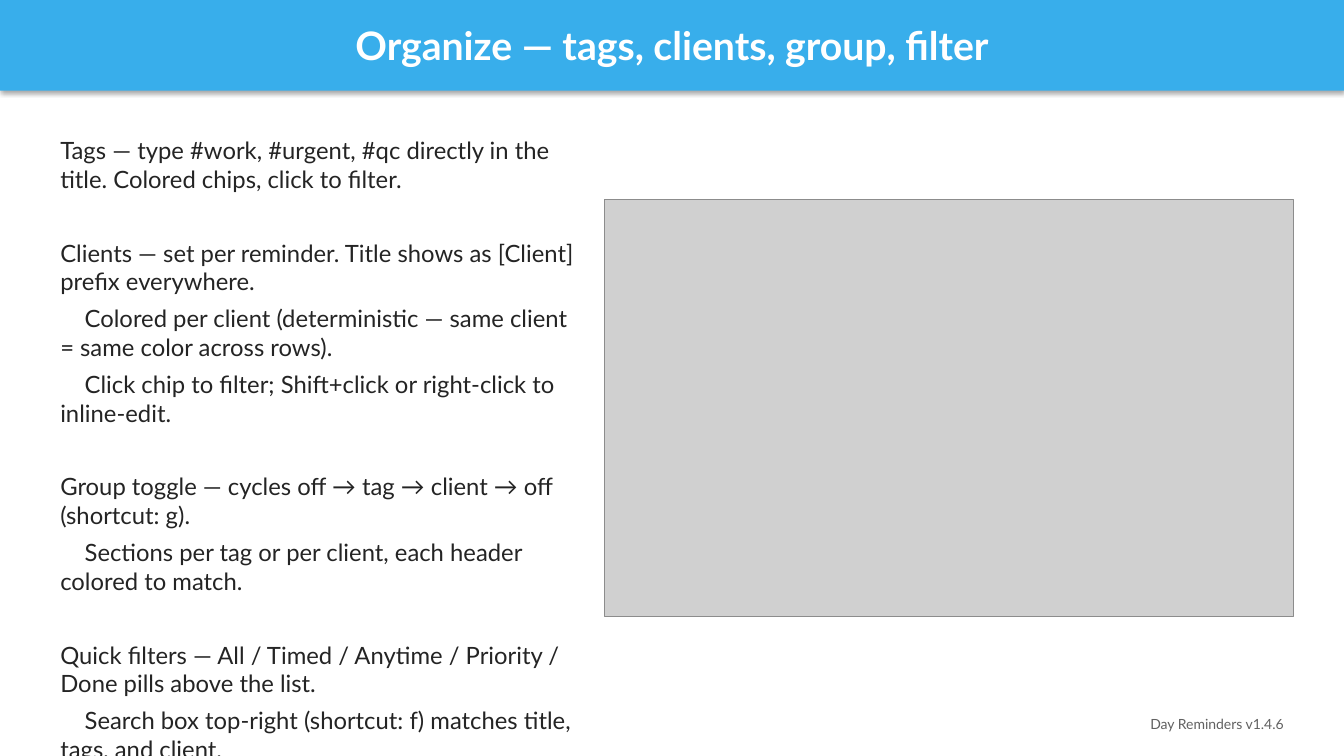
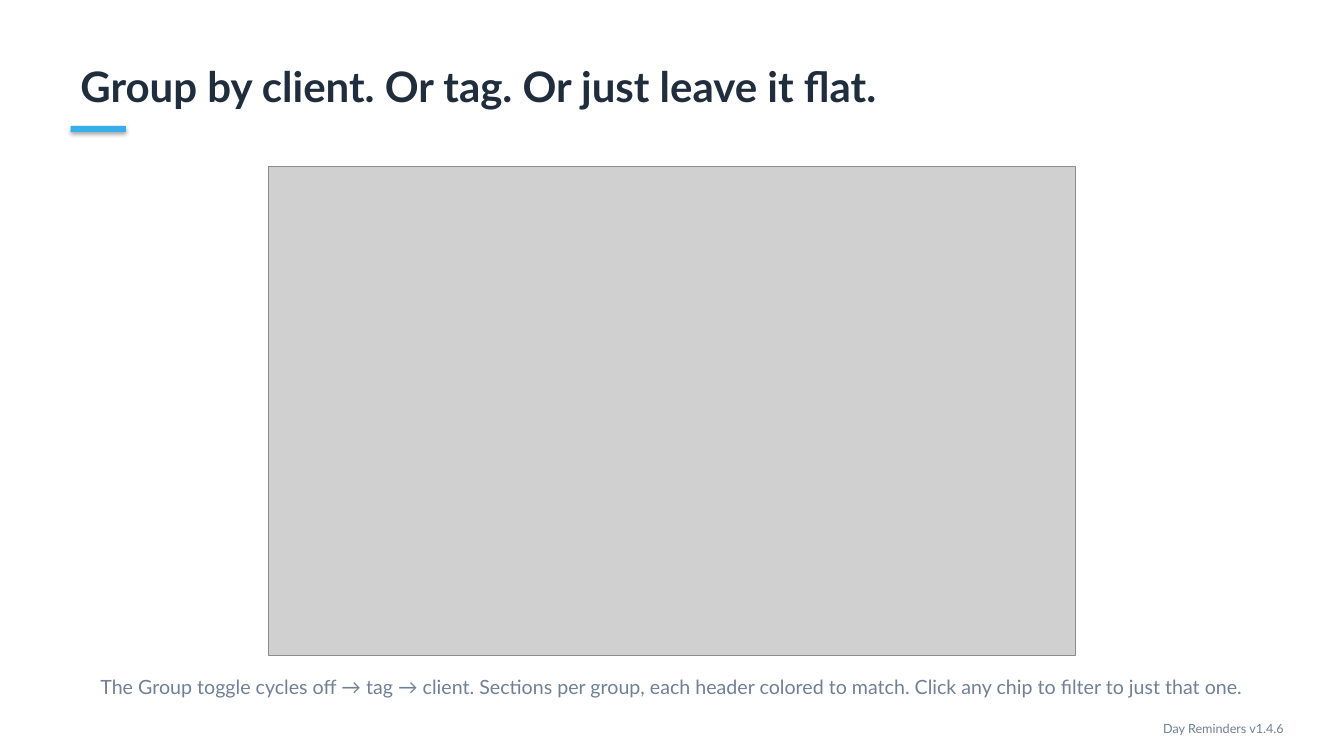
Before and after one commit to projectvelox/team-reminder, a slide deck: slide 7 of docs/DayReminders-Overview.pptx. Drawn at 1344x756 pixels with LibreOffice and Linux fonts; fonts in the diff are those of the drawing; grey boxes stand for pictures. Boxes give left, top, right and bottom in pixels: in the first picture for what was removed or moved away, otherwise in the second. Text is boxed around its words. In the diff, an @@ line names an element or a change of style, - is before the commit and + after.

```diff
--- a/docs/DayReminders-Overview.pptx
+++ b/docs/DayReminders-Overview.pptx
@@ text "Group by client. Or tag. ...": place and size @@
-text "Group by client. Or tag. ..." at box(0, 0, 1344, 91)
+text "Group by client. Or tag. ..." at box(80, 70, 876, 110)
@@ text "Group by client. Or tag. ..." at box(80, 70, 876, 110): vertical alignment middle to top; fill #38AEEB to none; shadow off @@
@@ text at box(80, 70, 876, 110): text changed; size 28 to 30 pt; text colour #FFFFFF to #1F2D3D @@
-Organize — tags, clients, group, filter
+Group by client. Or tag. Or just leave it flat.
@@ text removed at box(60, 141, 574, 734) @@
-Tags — type #work, #urgent, #qc directly in the title. Colored chips, click to filter.
-Clients — set per reminder. Title shows as [Client] prefix everywhere.
-Colored per client (deterministic — same client = same color across rows).
-Click chip to filter; Shift+click or right-click to inline-edit.
-Group toggle — cycles off → tag → client → off (shortcut: g).
-Sections per tag or per client, each header colored to match.
-Quick filters — All / Timed / Anytime / Priority / Done pills above the list.
-Search box top-right (shortcut: f) matches title, tags, and client.
@@ rectangle added at box(71, 126, 126, 132), fill #38AEEB @@
@@ picture: place and size @@
-picture at box(605, 200, 1294, 617)
+picture at box(268, 166, 1076, 655)
@@ text added at box(100, 679, 1242, 698), 14 pt, text #708095 @@
+The Group toggle cycles off → tag → client. Sections per group, each header colored to match. Click any chip to filter to just that one.
@@ text "Day Reminders v1.4.6" at box(1163, 724, 1283, 735): size 10 to 9 pt, text colour #616161 to #708095 @@
```
Also in this commit, not shown: 6 other slides changed, 2 slides added, 2 slides removed, 2 other files.
